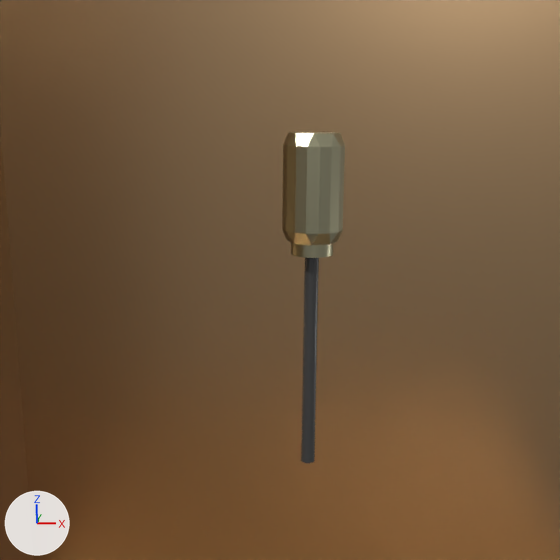
What one commit did to the Blender file forMap/がらくたモデル入れ/レベル2武器.blend.
Both versions are drawn from the file's camera 'Camera'. Lighting does not change. The marker at lower left points along +X, +Y and +Z. The first picture is the older version.

Script lines for the objects in view, before the commit:
```python
ob_円_001 = bpy.data.objects.new('円.001', me_円)
ob_円_001.location = (-0.04, -0.03, 8.34)
ob_円_001.rotation_euler = (0.0, 0.0103, 0.0)  # degrees (0, 0.6, 0)
ob_円_001.scale = (0.619, 0.619, 1.12)
ob_円柱 = bpy.data.objects.new('円柱', me_円柱)
ob_円柱.location = (-0.41, 0.0, 6.74)
ob_円柱.rotation_euler = (0.0, -0.00749, 0.0)  # degrees (0, -0.4, 0)
ob_円柱.scale = (0.13, 0.13, 3.89)
ob_円柱_002 = bpy.data.objects.new('円柱.002', me_円柱_002)
ob_円柱_002.location = (-0.44, 0.0, 11.17)
ob_円柱_002.rotation_euler = (0.0, -0.00749, 0.0)  # degrees (0, -0.4, 0)
ob_円柱_002.scale = (0.654, 0.654, 0.235)
ob_円柱_005 = bpy.data.objects.new('円柱.005', me_円柱_006)
ob_円柱_005.location = (-0.06, -0.03, 6.16)
ob_円柱_005.rotation_euler = (0.0, 0.0103, 0.0)  # degrees (0, 0.6, 0)
ob_円柱_005.scale = (0.136, 0.136, 2.36)
ob_円柱_006 = bpy.data.objects.new('円柱.006', me_円柱_007)
ob_円柱_006.location = (-0.04, -0.03, 8.27)
ob_円柱_006.rotation_euler = (0.0, 0.0103, 0.0)  # degrees (0, 0.6, 0)
ob_円柱_006.scale = (0.406, 0.406, 0.183)
ob_平面_003 = bpy.data.objects.new('平面.003', me_平面_003)
ob_平面_003.location = (0.0, 0.0, -6.08)
ob_平面_003.scale = (10.0, 10.0, 26.0)
```
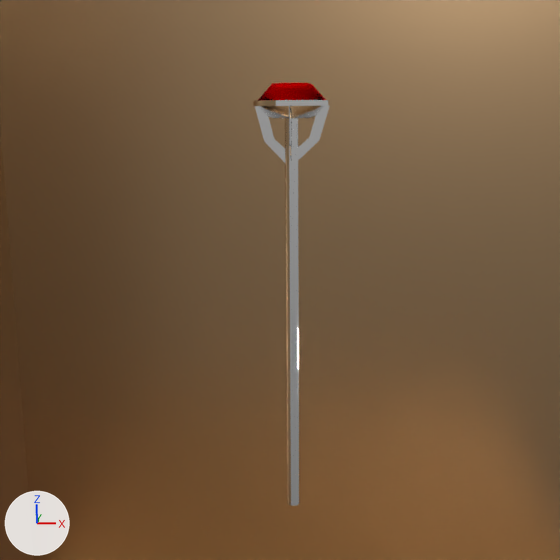
Commit message: レベル1.2のFBXファイル出力

The edits, one by one:
Object '円柱' (ob_円柱) is now shown.
Object '円柱.002' (ob_円柱_002) is now shown.
Object '円柱.005' (ob_円柱_005) is deleted.
Object '円柱.006' (ob_円柱_006) is deleted.
Object '円.001' (ob_円_001) is deleted.

Boxes (x1, y1, x2, y2) around the edits, measured in the pictures (560 x 560 px):
'円柱', shown: after (253, 100, 331, 506)
'円.001', deleted (beige): before (282, 132, 345, 245)
'円柱.005', deleted: before (301, 258, 319, 463)
'円柱.002', shown: after (257, 83, 326, 101)
'円柱.006', deleted (beige): before (291, 243, 333, 258)
